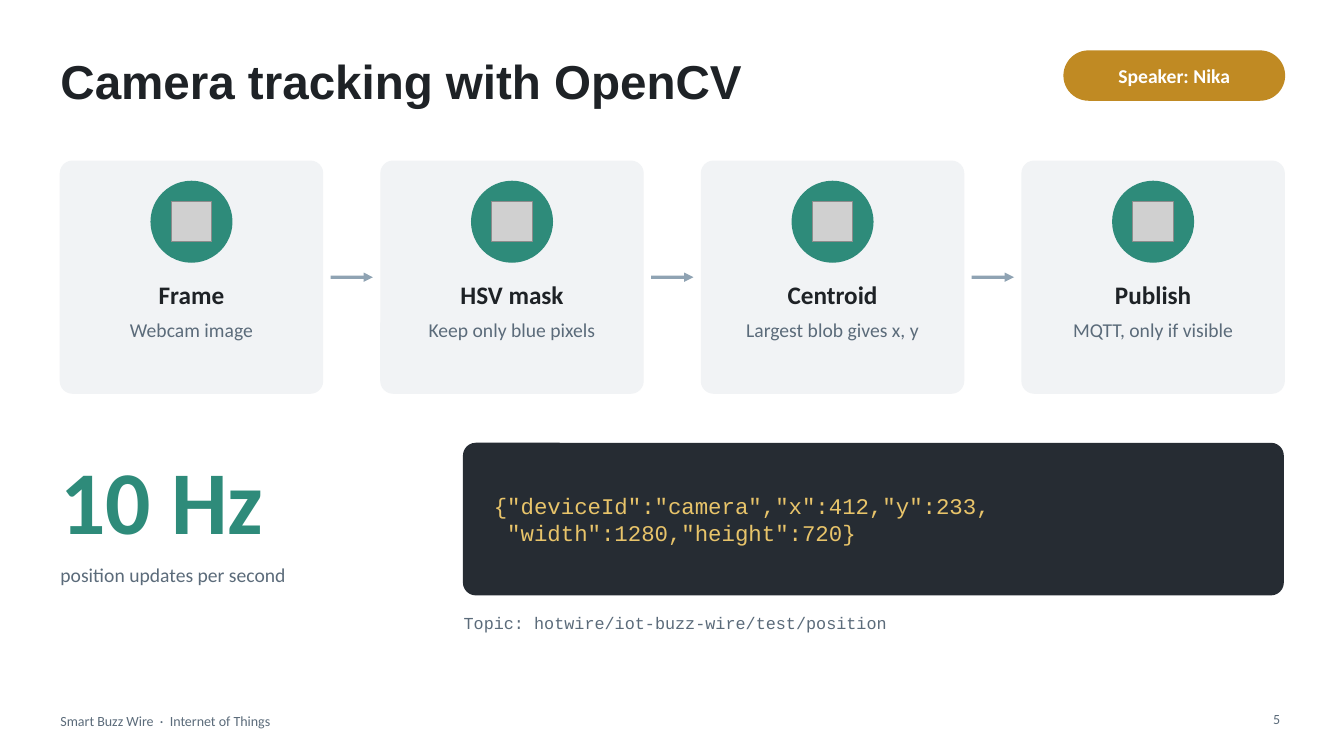
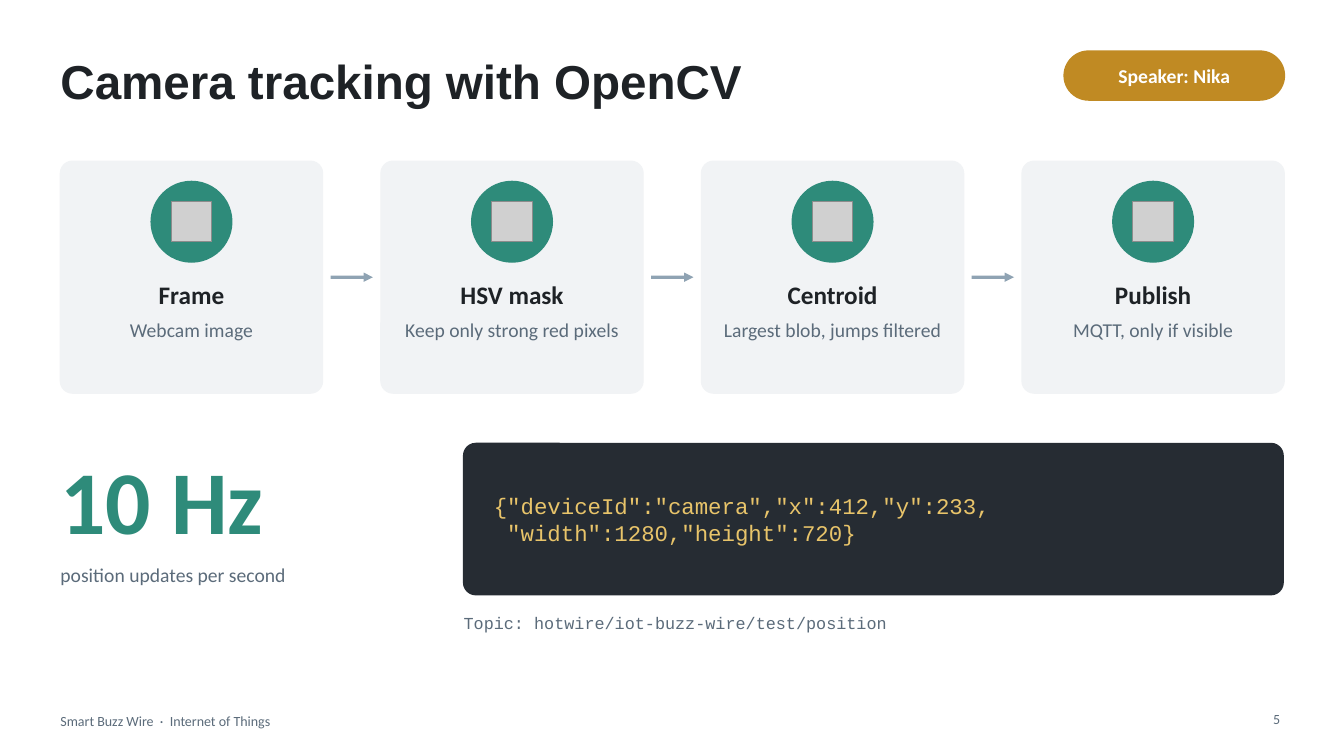
Before and after one commit to NikaV2610/iot-buzz-wire, a slide deck: slide 5 of docs/SmartBuzzWire_Presentation.pptx. Drawn at 1344x756 pixels with LibreOffice and Linux fonts; fonts in the diff are those of the drawing; grey boxes stand for pictures. Boxes give left, top, right and bottom in pixels: in the first picture for what was removed or moved away, otherwise in the second. Text is boxed around its words. In the diff, an @@ line names an element or a change of style, - is before the commit and + after.

```diff
--- a/docs/SmartBuzzWire_Presentation.pptx
+++ b/docs/SmartBuzzWire_Presentation.pptx
@@ text at box(405, 323, 619, 341): text changed @@
-Keep only blue pixels
+Keep only strong red pixels
@@ text at box(724, 323, 941, 341): text changed @@
-Largest blob gives x, y
+Largest blob, jumps filtered
```
Also in this commit, not shown: 9 other slides changed, 41 other files.
